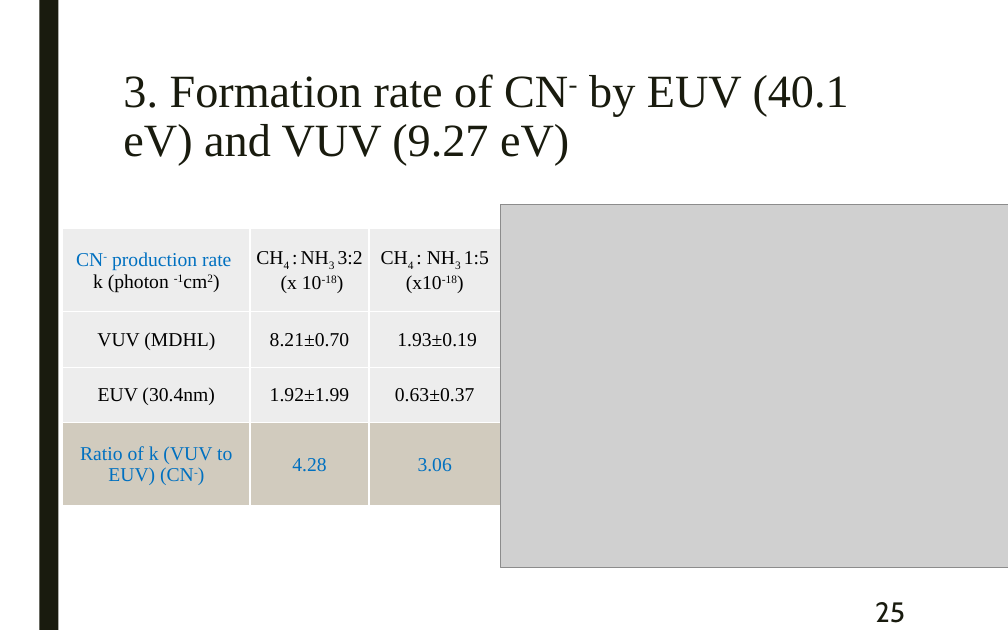
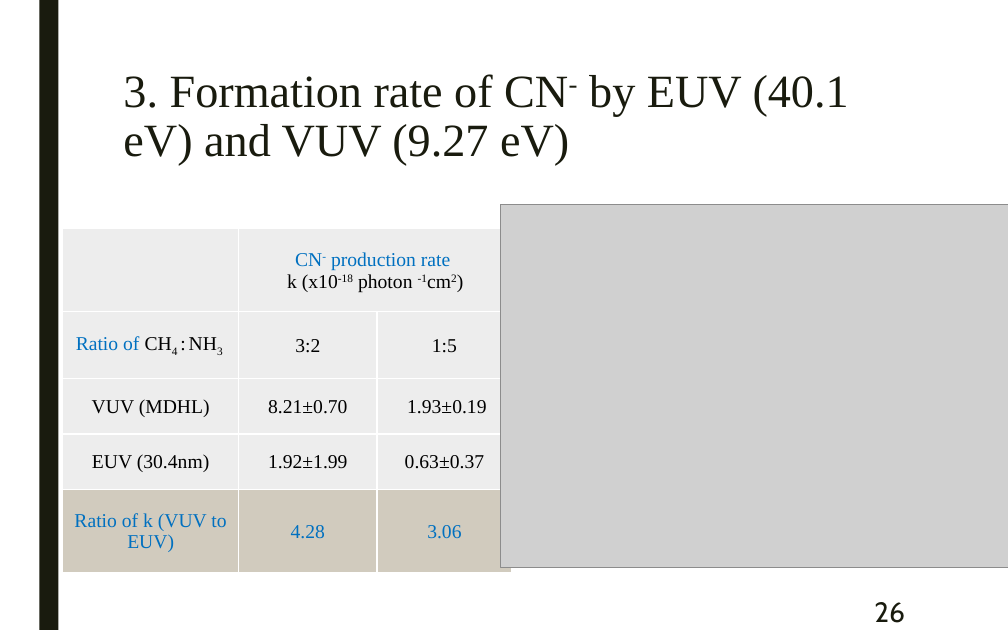
Before and after one commit to samuello1228/lily, a slide deck: slide 26 of doc/VUV and EUV irradiation of CH4 + NH3.pptx (slide 25 before the commit). Drawn at 1008x630 pixels with LibreOffice and Linux fonts; fonts in the diff are those of the drawing; grey boxes stand for pictures. Boxes give left, top, right and bottom in pixels: in the first picture for what was removed or moved away, otherwise in the second. Text is boxed around its words. In the diff, an @@ line names an element or a change of style, - is before the commit and + after.

```diff
--- a/doc/VUV and EUV irradiation of CH4 + NH3.pptx
+++ b/doc/VUV and EUV irradiation of CH4 + NH3.pptx
@@ table at [62,229,511,573] @@
-row 1: CN- production rate / k (photon -1cm2) | CH4 : NH3 3:2 / (x 10-18) | CH4 : NH3 1:5 (x10-18)
+row 1:  | CN- production rate / k (x10-18 photon -1cm2) | 
+row 2: Ratio of CH4 : NH3 | 3:2 | 1:5
-row 5, column 1: Ratio of k (VUV to EUV) (CN-)
+row 5, column 1: Ratio of k (VUV to EUV)
@@ table: place and size @@
-table at [62,229,500,505]
+table at [62,229,511,573]
@@ page number at [874,602,905,623]: text changed @@
-25
+26
```
Also in this commit, not shown: 9 other slides changed, 1 other file.
